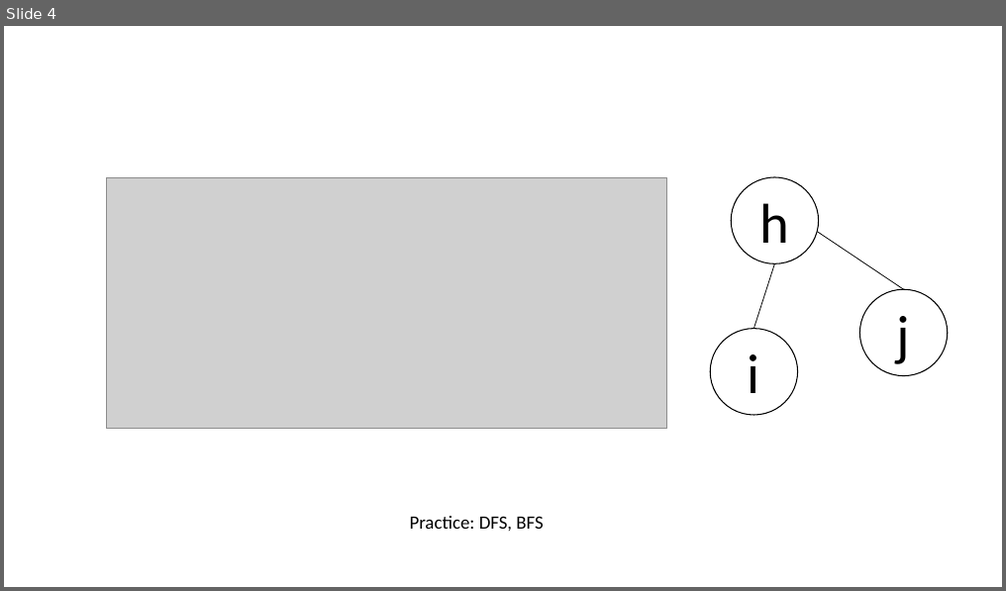
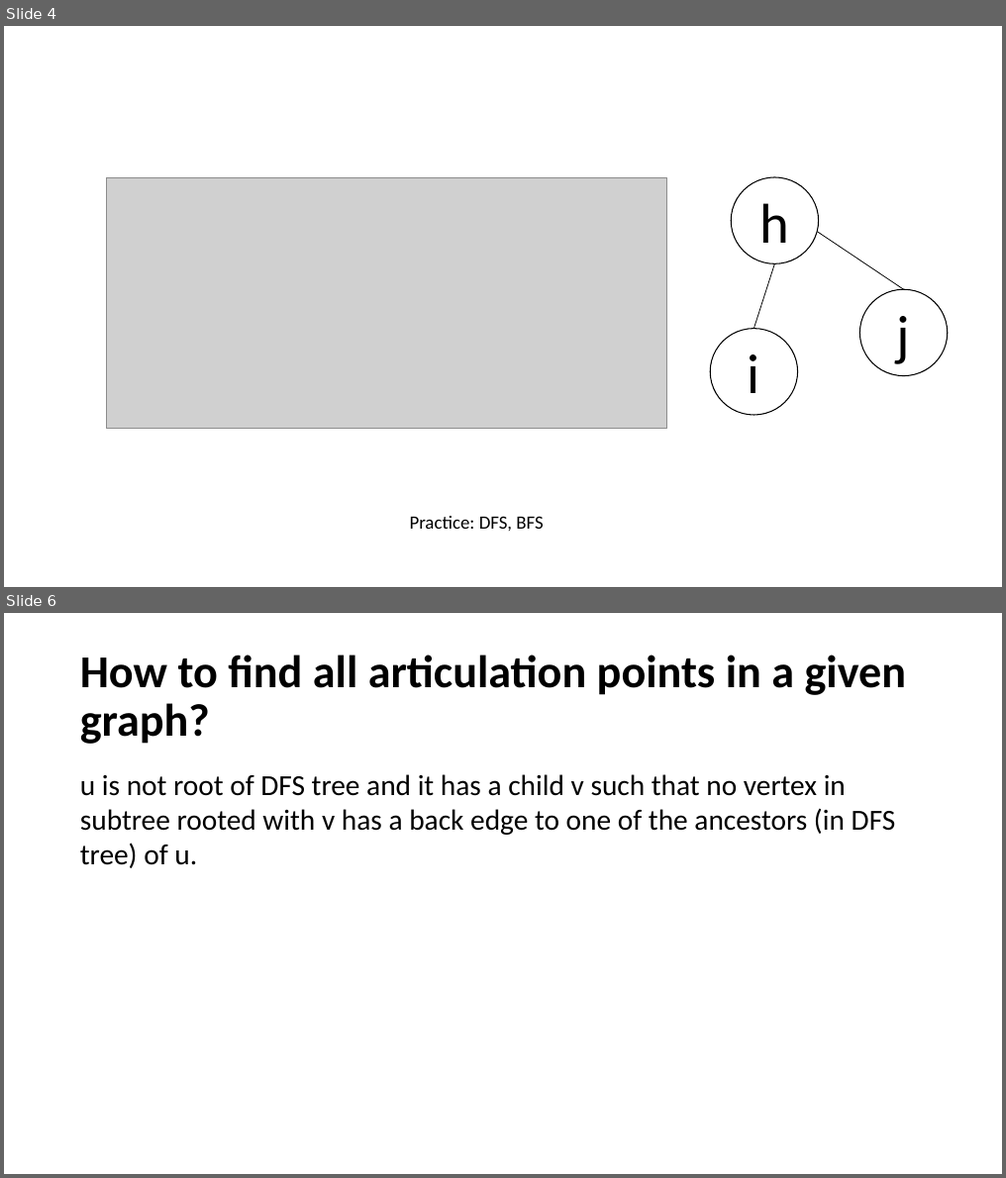
Before and after one commit to CMPT306/CMPT306.github.io, a slide deck: handouts/graphs/Graph Examples.pptx. Shown one above the other, each under a label of ours: slide 4 before the commit, slides 4 and 6 after it; the slides between them are not shown. The pictures are 1006x591 and 1006x1178 pixels, drawn with LibreOffice and Linux fonts; fonts in the diff are those of the drawing; grey boxes stand for pictures. Boxes give left, top, right and bottom in pixels: in the first picture for what was removed or moved away, otherwise in the second. Text is boxed around its words. In the diff, an @@ line names an element or a change of style, - is before the commit and + after.

Commit message:
graph

```diff
--- a/handouts/graphs/Graph Examples.pptx
+++ b/handouts/graphs/Graph Examples.pptx
@@ slide 6 added at [4,613,1002,1174], background #FFFFFF @@
@@ title added at [80,655,907,744], 44 pt, text #000000, bold @@
+How to find all articulation points in a given graph?
@@ text added at [80,774,896,868], 28 pt, text #000000 @@
+u is not root of DFS tree and it has a child v such that no vertex in subtree rooted with v has a back edge to one of the ancestors (in DFS tree) of u.
```
Also in this commit, not shown: 4 other slides added, 1 slide removed.
